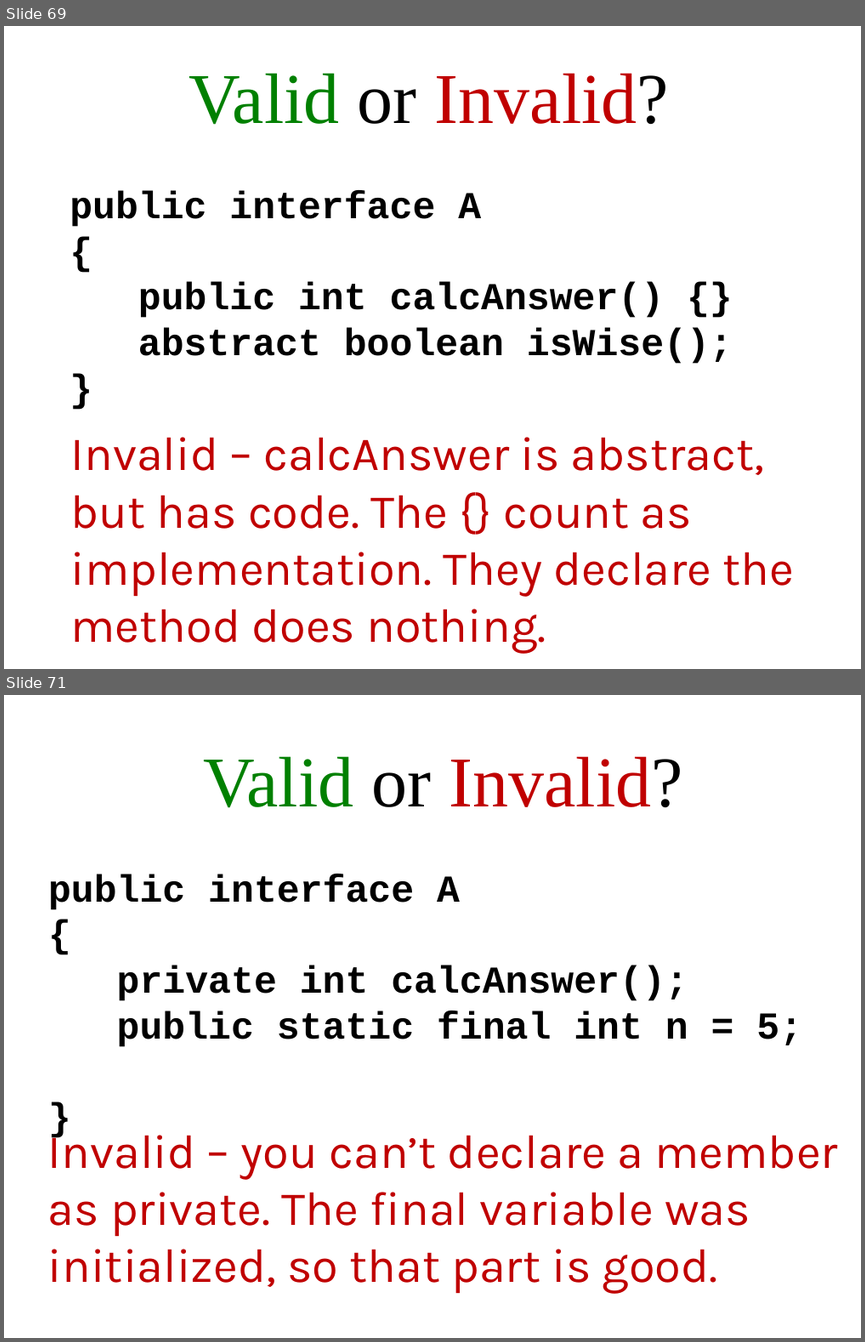
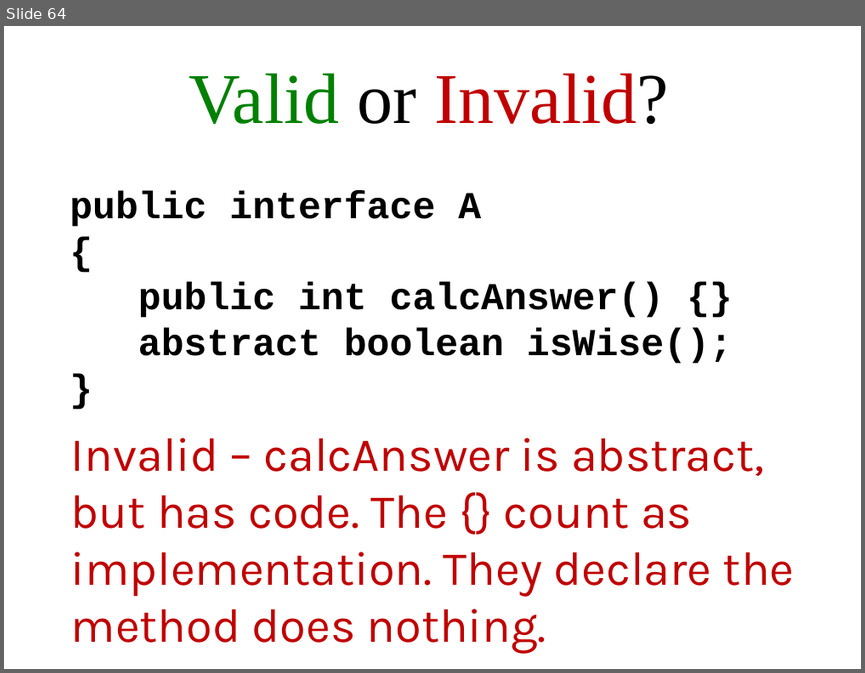
Before and after one commit to Cy-FairCS/cs3, a slide deck: u04b_interfaces/notes/_a_interfaces notes.pptx. Shown one above the other, each under a label of ours: slides 69 and 71 before the commit, slide 64 after it; the slides between them are not shown. The pictures are 865x1342 and 865x673 pixels, drawn with LibreOffice and Linux fonts; fonts in the diff are those of the drawing. Boxes give left, top, right and bottom in pixels: in the first picture for what was removed or moved away, otherwise in the second. Text is boxed around its words. In the diff, an @@ line names an element or a change of style, - is before the commit and + after.

```diff
--- a/u04b_interfaces/notes/_a_interfaces notes.pptx
+++ b/u04b_interfaces/notes/_a_interfaces notes.pptx
@@ slide 71 removed at (4, 695, 861, 1338), background #FFFFFF @@
@@ title removed at (203, 756, 683, 808) @@
-Valid or Invalid?
@@ subtitle removed at (48, 874, 802, 1047) @@
-public interface A
-{
-private int calcAnswer();
-public static final int n = 5;
-}
@@ text removed at (48, 1125, 838, 1293) @@
-Invalid – you can’t declare a member as private. The final variable was initialized, so that part is good.
@@ what was slide 69 is now slide 64 @@
```
Also in this commit, not shown: 54 slides changed, 6 other slides removed, 1 other file.
